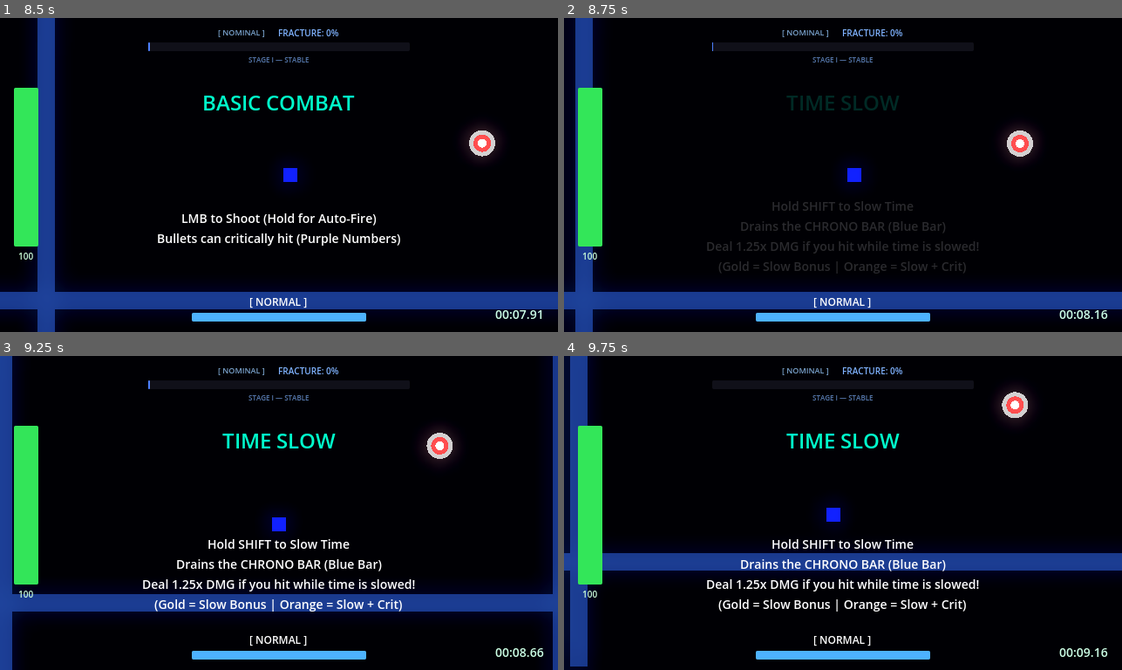
Above: before the commit, frames 1-4 (two rows, left to right).
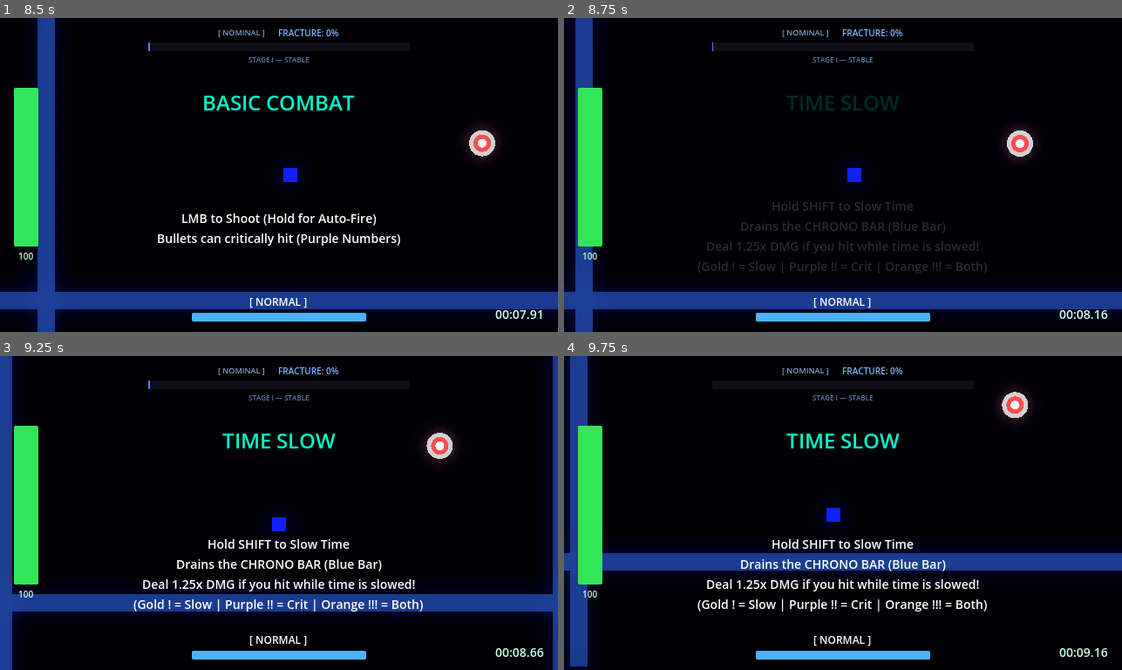
Above: after the commit, the same moments.

Repository: scarf-y/Polychron
Game: Godot game, scene res://scenes/ui/main_menu.tscn
Same seed, same stepped clock (60 frames per second), same inputs: the game is played once before the commit and once after it.
Inputs (mouse positions are in pixels of both pictures, inside the frame that each line leads up to):
- Up to frame 1 (8.5 s): click "INITIATE TUTORIAL" at 0.5 s; tap Enter at 1.25, 5.1 s; move the mouse to (401, 159) at 1.27 s; hold D (move_right) 1.28-2.03 s; tap Q (dash) at 1.35, 5.85 s; move the mouse to (167, 190) at 2.02 s; hold S (move_down) 2.03-2.78 s; click (167, 190) at 2.1 s; move the mouse to (334, 105) at 2.77 s; hold D (move_right) 2.78-3.53 s; tap E (time_erase) at 2.85, 7.35 s; move the mouse to (251, 237) at 3.52 s; hold W (move_up) 3.53-4.28 s; tap Shift (time_slow) at 3.6, 8.1 s; move the mouse to (446, 222) at 4.27 s; hold A (move_left) 4.28-5.78 s; tap Space (time_stop) at 4.35 s; move the mouse to (111, 127) at 5.02 s; move the mouse to (306, 175) at 5.77 s; hold S (move_down) 5.78-6.53 s; move the mouse to (195, 96) at 6.52 s; hold D (move_right) 6.53-7.28 s; click (195, 96) at 6.6 s; move the mouse to (401, 159) at 7.27 s; hold W (move_up) 7.28-8.03 s; move the mouse to (167, 190) at 8.02 s; hold D (move_right) from 8.03 s (still down)
- Up to frame 2 (8.75 s): keep holding D (move_right)
- Up to frame 3 (9.25 s): move the mouse to (334, 443) at 8.77 s; release D (move_right) at 8.78 s; hold S (move_down) from 8.78 s (still down); tap Space (time_stop) at 8.85 s
- Up to frame 4 (9.75 s): move the mouse to (815, 575) at 9.52 s; release S (move_down) at 9.53 s; hold A (move_left) from 9.53 s (still down); tap Enter at 9.6 s

Frame 1 is identical in both runs. In frame 2, 0.5% of the frame differs, in the area x 24-76%, y 77-82%; in frame 3, 0.9%; in frame 4, 0.9%, in the area x 23-76%, y 77-82%.

Commit message:
style: dynamic hit suffixes and sound scaling

Diff:
--- a/scripts/bullet.gd
+++ b/scripts/bullet.gd
@@ -94,27 +94,35 @@
 		if body.has_method("take_damage"):
 			body.take_damage(damage)
 
-		# Determine damage number color
+		# Determine damage number color, suffix, and sound volume
 		var hit_color := Color.WHITE
+		var hit_suffix := ""
+		var hit_volume := -6.0
 		var is_slowed := TimeManager.current_state == TimeManager.TimeState.SLOWED
 
 		if is_slowed and is_crit:
 			hit_color = Color(1.0, 0.5, 0.1) # Electric Orange (Super Hit)
+			hit_suffix = "!!!"
+			hit_volume = 4.0
+		elif is_crit:
+			hit_color = Color(0.8, 0.2, 1.0) # Neon Purple (Critical)
+			hit_suffix = "!!"
+			hit_volume = 2.0
 		elif is_slowed:
 			hit_color = Color(1.0, 0.85, 0.3) # Gold (Time Slow Buff)
-		elif is_crit:
-			hit_color = Color(0.8, 0.2, 1.0) # Neon Purple (Critical)
+			hit_suffix = "!"
+			hit_volume = 0.0
 
 		# Spawn floating damage number
-		GameJuice.spawn_damage_number(damage, body.global_position, is_crit, hit_color, 1.2 if is_slowed else 1.0)
+		GameJuice.spawn_damage_number(damage, body.global_position, is_crit, hit_color, 1.2 if is_slowed else 1.0, hit_suffix)
 
 		# Impact effect
 		if is_crit:
 			GameJuice.crit_impact()
-			GameJuice.play_sfx("res://assets/audio/enemyHurt.wav", 2.0, randf_range(1.3, 1.5))
 		else:
 			GameJuice.hit_impact()
-			GameJuice.play_sfx("res://assets/audio/enemyHurt.wav", -6.0, randf_range(0.9, 1.1))
+
+		GameJuice.play_sfx("res://assets/audio/enemyHurt.wav", hit_volume, randf_range(1.1, 1.4) if is_crit else randf_range(0.9, 1.1))
 
 		queue_free()
 	else:
--- a/scripts/game_juice.gd
+++ b/scripts/game_juice.gd
@@ -100,13 +100,13 @@
 # =========================
 # FLOATING DAMAGE NUMBERS
 # =========================
-func spawn_damage_number(amount: float, pos: Vector2, is_crit: bool, color_override: Color = Color(-1, -1, -1), scale_override: float = 1.0) -> void:
+func spawn_damage_number(amount: float, pos: Vector2, is_crit: bool, color_override: Color = Color(-1, -1, -1), scale_override: float = 1.0, suffix: String = "") -> void:
 	var label := Label.new()
-	label.text = str(int(amount))
+	label.text = str(int(amount)) + suffix
 	label.global_position = pos + Vector2(randf_range(-8, 8), -10)
 	label.z_index = 100
 
-	# Check for color override (e.g. Stage IV fracture — purple + 2x)
+	# Check for color override
 	var has_override: bool = color_override.r >= 0.0
 
 	# Style based on crit or override
@@ -114,12 +114,10 @@
 		label.add_theme_color_override("font_color", color_override)
 		label.add_theme_font_size_override("font_size", int(12 * scale_override))
 		label.scale = Vector2(scale_override, scale_override)
-		label.text += "!!"
 	elif is_crit:
-		label.add_theme_color_override("font_color", Color(1, 0.9, 0.1))  # Bright gold
+		label.add_theme_color_override("font_color", Color(0.8, 0.2, 1.0)) # Neon Purple
 		label.add_theme_font_size_override("font_size", 14)
 		label.scale = Vector2(1.5, 1.5)
-		label.text += "!"
 	else:
 		label.add_theme_color_override("font_color", Color.WHITE)
 		label.add_theme_font_size_override("font_size", 10)
--- a/scripts/tutorial_level.gd
+++ b/scripts/tutorial_level.gd
@@ -26,7 +26,7 @@
 	},
 	{
 		"title": "TIME SLOW",
-		"info": "Hold SHIFT to Slow Time\nDrains the CHRONO BAR (Blue Bar)\nDeal 1.25x DMG if you hit while time is slowed!\n(Gold = Slow Bonus | Orange = Slow + Crit)",
+		"info": "Hold SHIFT to Slow Time\nDrains the CHRONO BAR (Blue Bar)\nDeal 1.25x DMG if you hit while time is slowed!\n(Gold ! = Slow | Purple !! = Crit | Orange !!! = Both)",
 		"condition": "slow"
 	},
 	{
